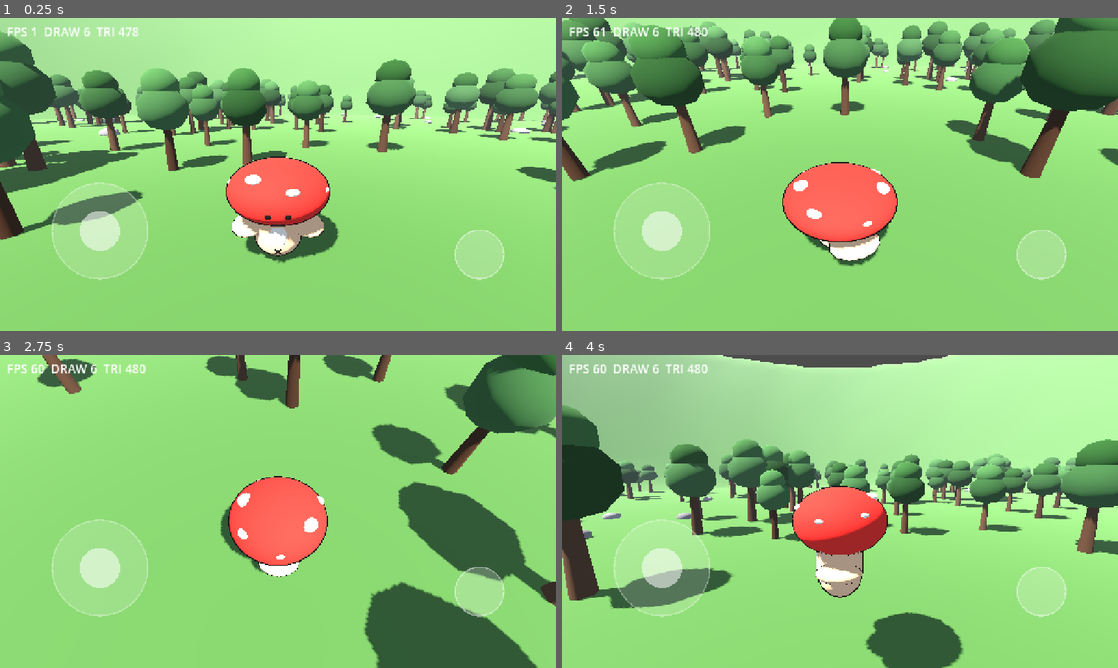
Above: before the commit, frames 1-4 (two rows, left to right).
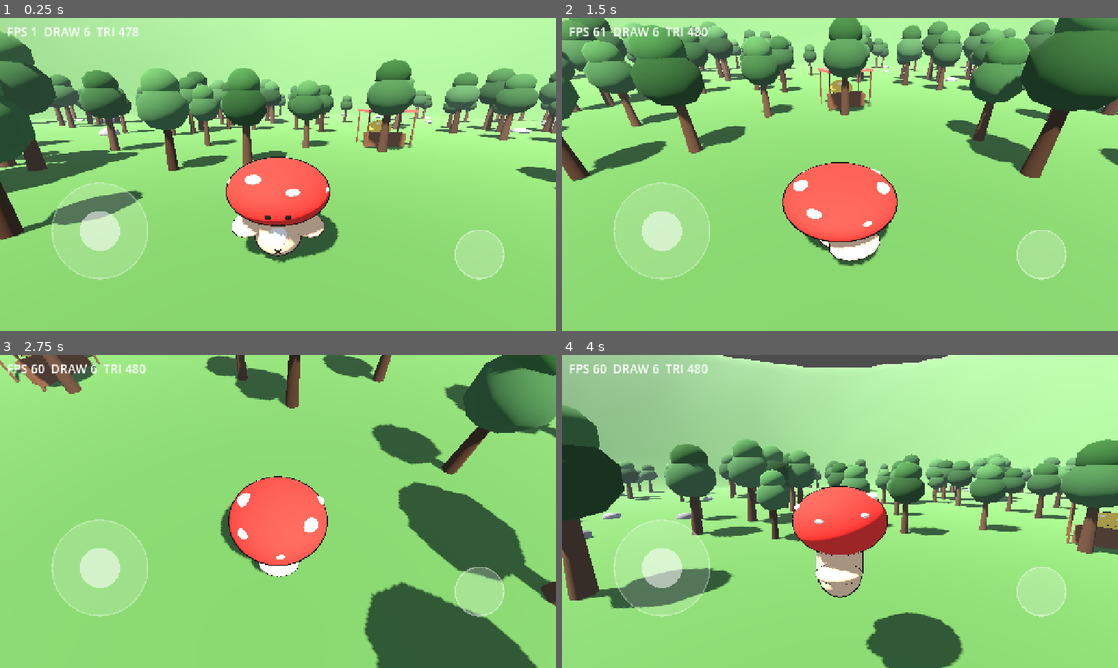
Above: after the commit, the same moments.

Repository: tuzkimo/fungi-party
Game: Godot game, scene res://game/main.tscn
Same seed, same stepped clock (60 frames per second), same inputs: the game is played once before the commit and once after it. This scene is started directly instead of the project's main scene.
Inputs (mouse positions are in pixels of both pictures, inside the frame that each line leads up to):
- Up to frame 1 (0.25 s): no input
- Up to frame 2 (1.5 s): move the mouse to (962, 158) at 0.52 s; hold D (move_right) 0.53-1.25 s; hold Ctrl (orbit) 0.53-1.25 s; click (962, 158) at 0.67 s; tap Space (jump) at 0.77 s; drag from (728, 190) to (812, 237) at 1.27 s
- Up to frame 3 (2.75 s): move the mouse to (333, 442) at 2.02 s; hold D (move_right) from 2.03 s (still down); hold Ctrl (orbit) from 2.03 s (still down); click (333, 442) at 2.17 s
- Up to frame 4 (4 s): release D (move_right) at 2.75 s; release Ctrl (orbit) at 2.75 s; drag from (812, 574) to (673, 464) at 2.77 s; move the mouse to (1006, 558) at 3.52 s; hold A (move_left) from 3.53 s (still down); hold Ctrl (orbit) from 3.53 s (still down); click (1006, 558) at 3.67 s; tap Space (jump) at 3.77 s

The runs differ from the first frame. In frame 1, 0.5% of the frame differs, in the area x 64-76%, y 29-42%; in frame 2, 0.5%; in frame 3, 0.8%, in the area x 0-18%, y 0-12%; in frame 4, 0.6%.

Commit message:
森林摊位与商店：用蘑菇币买蓝莓帽

Diff:
--- a/game/main.tscn
+++ b/game/main.tscn
@@ -1,8 +1,9 @@
-[gd_scene load_steps=4 format=3]
+[gd_scene load_steps=5 format=3]
 
 [ext_resource type="PackedScene" path="res://game/world/forest.tscn" id="1_forest"]
 [ext_resource type="PackedScene" path="res://game/ui/debug_hud.tscn" id="2_hud"]
 [ext_resource type="PackedScene" path="res://game/ui/touch_controls.tscn" id="3_touch"]
+[ext_resource type="Script" path="res://game/ui/shop_panel.gd" id="4_shop"]
 
 [node name="Main" type="Node3D"]
 
@@ -11,3 +12,6 @@
 [node name="DebugHUD" parent="." instance=ExtResource("2_hud")]
 
 [node name="TouchControls" parent="." instance=ExtResource("3_touch")]
+
+[node name="ShopPanel" type="CanvasLayer" parent="."]
+script = ExtResource("4_shop")
--- /dev/null
+++ b/game/ui/shop_panel.gd
@@ -0,0 +1,102 @@
+class_name ShopPanel
+extends CanvasLayer
+
+## 走到摊位前才出现的浮层。每帧惰性找 stall：森林与教室来回切之后旧引用都会失效。
+
+var _panel: Panel
+var _coins: Label
+var _price: Label
+var _buy: Button
+
+
+func _ready() -> void:
+	var root := Control.new()
+	root.name = "Root"
+	root.set_anchors_preset(Control.PRESET_FULL_RECT)
+	root.mouse_filter = Control.MOUSE_FILTER_IGNORE
+	root.theme = _make_theme()
+	add_child(root)
+
+	_panel = Panel.new()
+	_panel.name = "Panel"
+	_panel.anchor_left = 0.5
+	_panel.anchor_right = 0.5
+	_panel.anchor_top = 1.0
+	_panel.anchor_bottom = 1.0
+	_panel.offset_left = -280.0
+	_panel.offset_right = 280.0
+	_panel.offset_top = -300.0
+	_panel.offset_bottom = -60.0
+	_panel.visible = false
+	root.add_child(_panel)
+
+	var margin := MarginContainer.new()
+	margin.set_anchors_preset(Control.PRESET_FULL_RECT)
+	margin.add_theme_constant_override("margin_left", 28)
+	margin.add_theme_constant_override("margin_right", 28)
+	margin.add_theme_constant_override("margin_top", 18)
+	margin.add_theme_constant_override("margin_bottom", 18)
+	_panel.add_child(margin)
+
+	var box := VBoxContainer.new()
+	box.add_theme_constant_override("separation", 12)
+	margin.add_child(box)
+
+	_coins = Label.new()
+	box.add_child(_coins)
+
+	_price = Label.new()
+	box.add_child(_price)
+
+	_buy = Button.new()
+	_buy.custom_minimum_size = Vector2(220.0, 60.0)
+	_buy.pressed.connect(_on_buy)
+	box.add_child(_buy)
+
+
+func _process(_delta: float) -> void:
+	var stall := get_tree().get_first_node_in_group("stall") as Stall
+	_panel.visible = stall != null and stall.player_inside
+	if _panel.visible:
+		_refresh()
+
+
+func _refresh() -> void:
+	var data := Save.read()
+	var coins := int(data["coins"])
+	_coins.text = "蘑菇币 %d" % coins
+	if bool(data["owned"]):
+		_price.text = "蓝莓帽 · 已戴上"
+		_buy.visible = false
+	else:
+		_price.text = "蓝莓帽 · %d 币" % Config.SKIN_PRICE
+		_buy.visible = true
+		_buy.disabled = coins < Config.SKIN_PRICE
+		_buy.text = "买" if coins >= Config.SKIN_PRICE else "还差 %d 币" % (Config.SKIN_PRICE - coins)
+
+
+## 买一顶皮肤：钱够且还没拥有才成交，返回是否买成。
+static func purchase(path: String = Save.PATH) -> bool:
+	var data := Save.read(path)
+	if bool(data["owned"]) or int(data["coins"]) < Config.SKIN_PRICE:
+		return false
+	Save.write(path, {"coins": int(data["coins"]) - Config.SKIN_PRICE, "owned": true, "equipped": true})
+	return true
+
+
+func _on_buy() -> void:
+	if not purchase():
+		return
+	var player := get_tree().get_first_node_in_group("player") as Player
+	if player != null:
+		player.apply_skin()
+
+
+func _make_theme() -> Theme:
+	var font := SystemFont.new()
+	font.font_names = PackedStringArray(["Noto Sans CJK SC", "Noto Sans SC", "Droid Sans Fallback", "sans-serif"])
+	font.allow_system_fallback = true
+	var theme := Theme.new()
+	theme.default_font = font
+	theme.default_font_size = 28
+	return theme
--- a/game/world/forest.tscn
+++ b/game/world/forest.tscn
@@ -1,9 +1,10 @@
-[gd_scene load_steps=7 format=3]
+[gd_scene load_steps=8 format=3]
 
 [ext_resource type="Script" path="res://game/world/terrain.gd" id="1_terrain"]
 [ext_resource type="Script" path="res://game/world/forest_gen.gd" id="2_trees"]
 [ext_resource type="PackedScene" path="res://game/player/mushroom.tscn" id="3_player"]
 [ext_resource type="Script" path="res://game/world/daynight.gd" id="4_day"]
+[ext_resource type="Script" path="res://game/world/stall.gd" id="5_stall"]
 
 [sub_resource type="ProceduralSkyMaterial" id="Sky_1"]
 sky_top_color = Color(0.33, 0.5, 0.78, 1)
@@ -42,6 +43,10 @@
 [node name="Player" parent="." instance=ExtResource("3_player")]
 position = Vector3(0, 0.2, 0)
 
+[node name="Stall" type="Node3D" parent="."]
+position = Vector3(7, 0, -11)
+script = ExtResource("5_stall")
+
 [node name="DayNight" type="Node" parent="."]
 script = ExtResource("4_day")
 sun_path = NodePath("../Sun")
--- /dev/null
+++ b/game/world/stall.gd
@@ -0,0 +1,68 @@
+class_name Stall
+extends Node3D
+
+## 森林摊位：柜台、顶棚、老板和一个触发区。
+## 只回答「玩家在不在跟前」，商店浮层每帧来问。
+
+const WOOD := Color(0.42, 0.28, 0.18)
+const CLOTH := Color(0.80, 0.36, 0.32)
+const TRIGGER_SIZE := Vector3(3.4, 2.0, 3.4)
+
+var player_inside := false
+
+
+func _ready() -> void:
+	add_to_group("stall")
+
+	_box("Counter", Vector3(2.4, 0.9, 0.8), Vector3(0.0, 0.45, 0.0), _solid(WOOD))
+	_box("Awning", Vector3(3.0, 0.12, 2.0), Vector3(0.0, 2.3, -0.2), _solid(CLOTH))
+	for side in [-1.0, 1.0]:
+		for far in [-1.0, 1.0]:
+			_box("Post", Vector3(0.08, 2.3, 0.08), Vector3(side * 1.4, 1.15, -0.2 + far * 0.88), _solid(WOOD))
+
+	var boss := MushroomMesh.new()
+	boss.name = "ShopBoss"
+	boss.tint_cap = Color(0.95, 0.80, 0.30)
+	boss.scale = Vector3.ONE * 0.85
+	boss.position = Vector3(0.0, 0.0, -0.9)
+	add_child(boss)
+
+	var area := Area3D.new()
+	area.name = "Trigger"
+	area.position = Vector3(0.0, 1.0, 1.0)
+	var shape := CollisionShape3D.new()
+	var box := BoxShape3D.new()
+	box.size = TRIGGER_SIZE
+	shape.shape = box
+	area.add_child(shape)
+	area.body_entered.connect(_on_body_entered)
+	area.body_exited.connect(_on_body_exited)
+	add_child(area)
+
+
+func _on_body_entered(body: Node3D) -> void:
+	if body is Player:
+		player_inside = true
+
+
+func _on_body_exited(body: Node3D) -> void:
+	if body is Player:
+		player_inside = false
+
+
+func _box(node_name: String, size: Vector3, pos: Vector3, material: Material) -> void:
+	var mesh := BoxMesh.new()
+	mesh.size = size
+	var node := MeshInstance3D.new()
+	node.name = node_name
+	node.mesh = mesh
+	node.position = pos
+	node.material_override = material
+	add_child(node)
+
+
+func _solid(color: Color) -> StandardMaterial3D:
+	var material := StandardMaterial3D.new()
+	material.albedo_color = color
+	material.roughness = 0.9
+	return material
--- /dev/null
+++ b/tests/test_shop.gd
@@ -0,0 +1,29 @@
+extends TestBase
+
+const P := "user://test_shop.cfg"
+
+func _clean() -> void:
+	DirAccess.remove_absolute(ProjectSettings.globalize_path(P))
+
+func test_buy_takes_exactly_price() -> void:
+	_clean()
+	Save.write(P, {"coins": 250, "owned": false, "equipped": false})
+	check(ShopPanel.purchase(P), "钱够就能买")
+	var d := Save.read(P)
+	check_eq(d.coins, 50, "扣掉正好一顶的价")
+	check(d.owned and d.equipped, "买完立刻拥有并穿戴")
+	_clean()
+
+func test_cannot_afford() -> void:
+	_clean()
+	Save.write(P, {"coins": 199, "owned": false, "equipped": false})
+	check(not ShopPanel.purchase(P), "差 1 币也买不了")
+	check_eq(Save.read(P).coins, 199, "买不成不扣钱")
+	_clean()
+
+func test_already_owned_not_charged_again() -> void:
+	_clean()
+	Save.write(P, {"coins": 250, "owned": true, "equipped": true})
+	check(not ShopPanel.purchase(P), "已拥有不再成交")
+	check_eq(Save.read(P).coins, 250, "不会重复扣钱")
+	_clean()
Not shown, added: game/ui/shop_panel.gd.uid
Not shown, added: game/world/stall.gd.uid
Not shown, added: tests/test_shop.gd.uid
